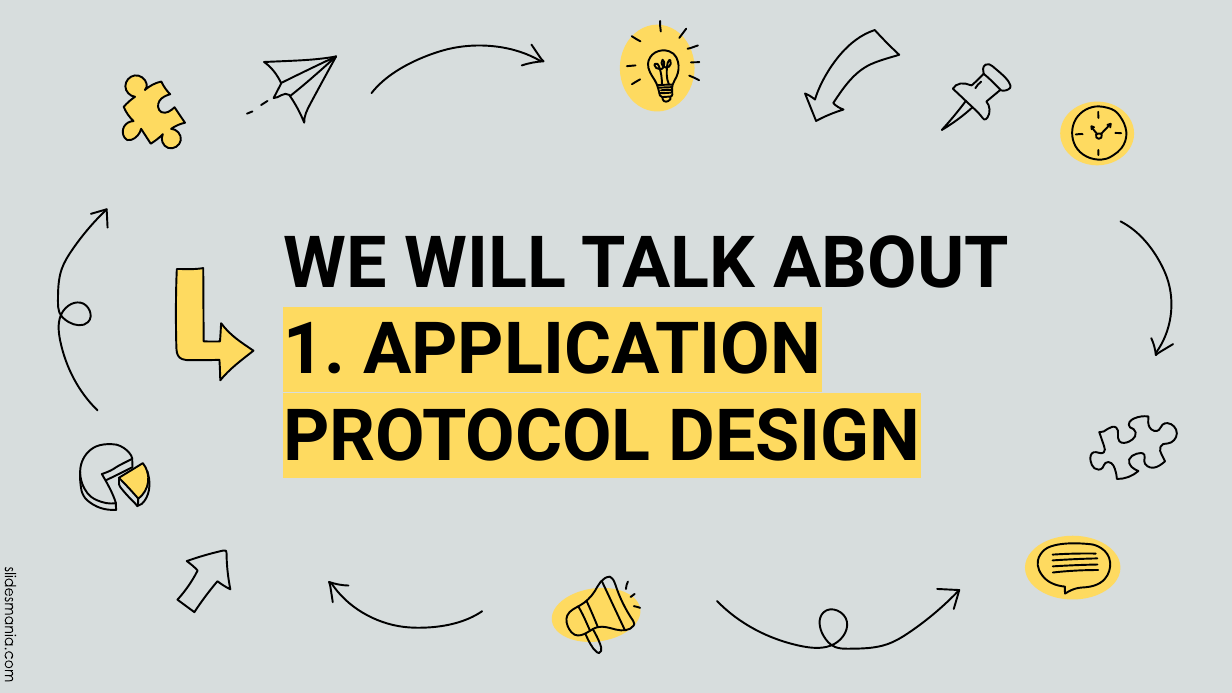
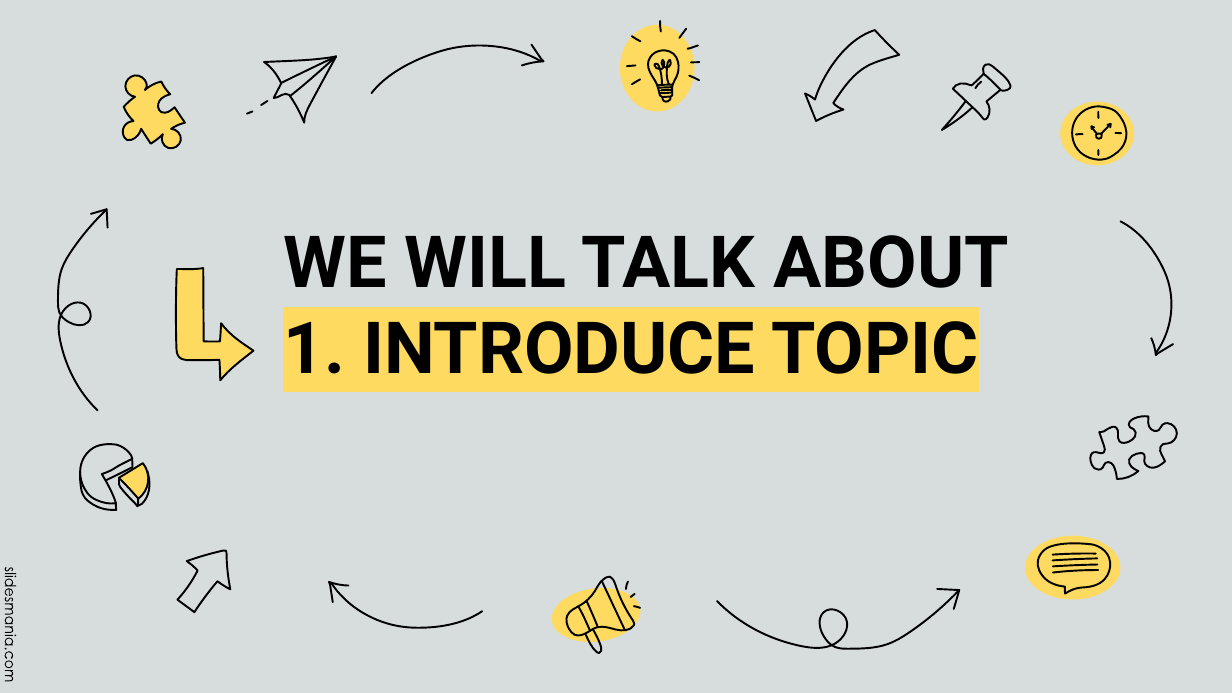
Before and after one commit to evmosss/Qt-DuoiHinhBatChu, a slide deck: slide 4 of report/report.pptx. Drawn at 1232x693 pixels with LibreOffice and Linux fonts; fonts in the diff are those of the drawing. Boxes give left, top, right and bottom in pixels: in the first picture for what was removed or moved away, otherwise in the second. Text is boxed around its words. In the diff, an @@ line names an element or a change of style, - is before the commit and + after.

```diff
--- a/report/report.pptx
+++ b/report/report.pptx
@@ title at [283, 235, 1009, 374]: text changed @@
-WE WILL TALK ABOUT
-1. APPLICATION PROTOCOL DESIGN
+WE WILL TALK ABOUT
+1. INTRODUCE TOPIC
```
Also in this commit, not shown: 14 other slides changed, 8 slides added, 10 slides removed, 7 other files.
